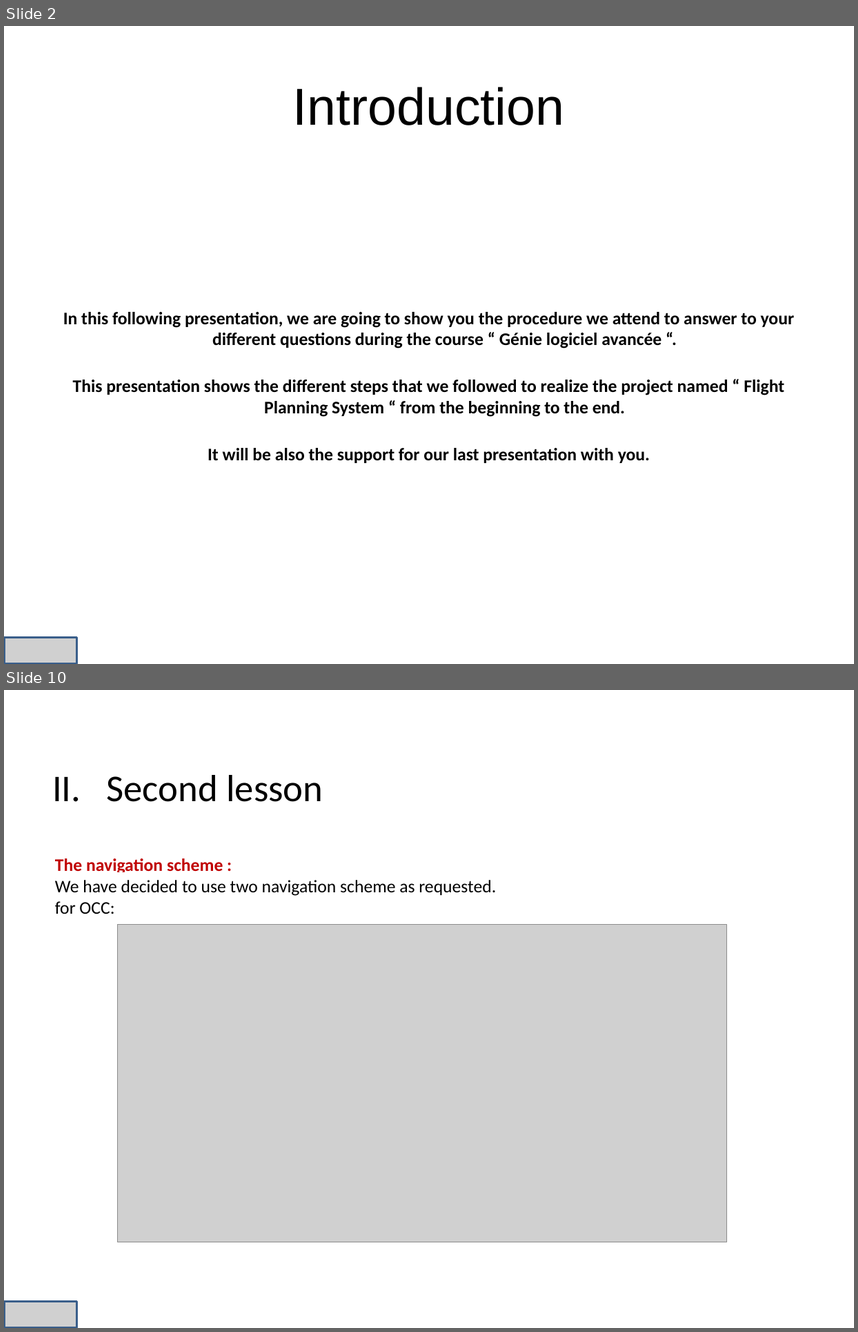
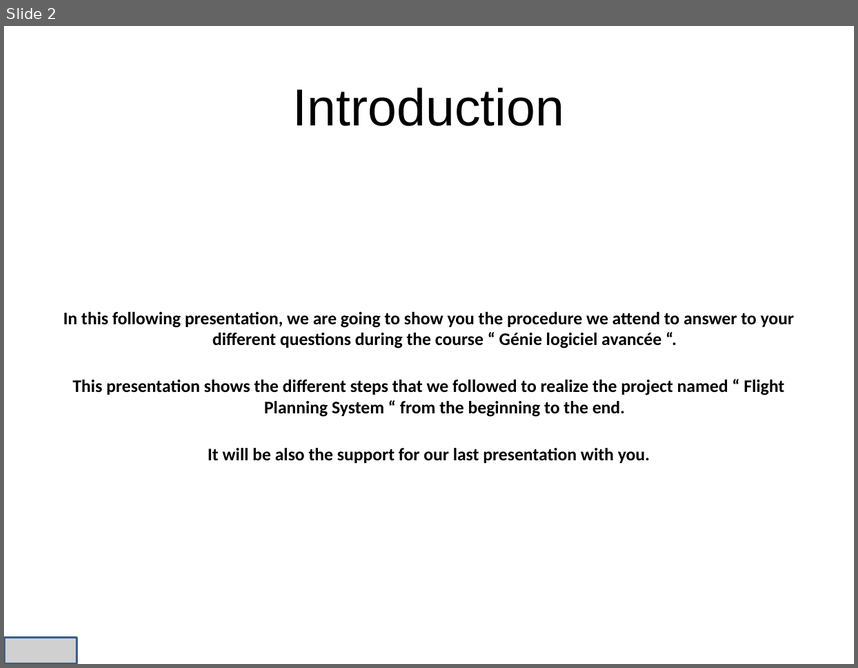
Before and after one commit to niss93/Preplane, a slide deck: Presentation.pptx. Shown one above the other, each under a label of ours: slides 2 and 10 before the commit, slide 2 after it; the slides between them are not shown. The pictures are 858x1332 and 858x668 pixels, drawn with LibreOffice and Linux fonts; fonts in the diff are those of the drawing; grey boxes stand for pictures; background and template pictures are left out. Boxes give left, top, right and bottom in pixels: in the first picture for what was removed or moved away, otherwise in the second. Text is boxed around its words. In the diff, an @@ line names an element or a change of style, - is before the commit and + after.

```diff
--- a/Presentation.pptx
+++ b/Presentation.pptx
@@ slide 10 removed at [4,690,854,1328], background picture (left out) @@
@@ text removed at [52,775,323,802] @@
-II. Second lesson
@@ text removed at [55,858,496,914] @@
-The navigation scheme :
-We have decided to use two navigation scheme as requested.
-for OCC:
@@ picture removed at [118,925,726,1242] @@
@@ picture removed at [4,1301,77,1328] @@
```
Also in this commit, not shown: 7 slides changed, 5 slides added, 7 other slides removed, 3 other files.
